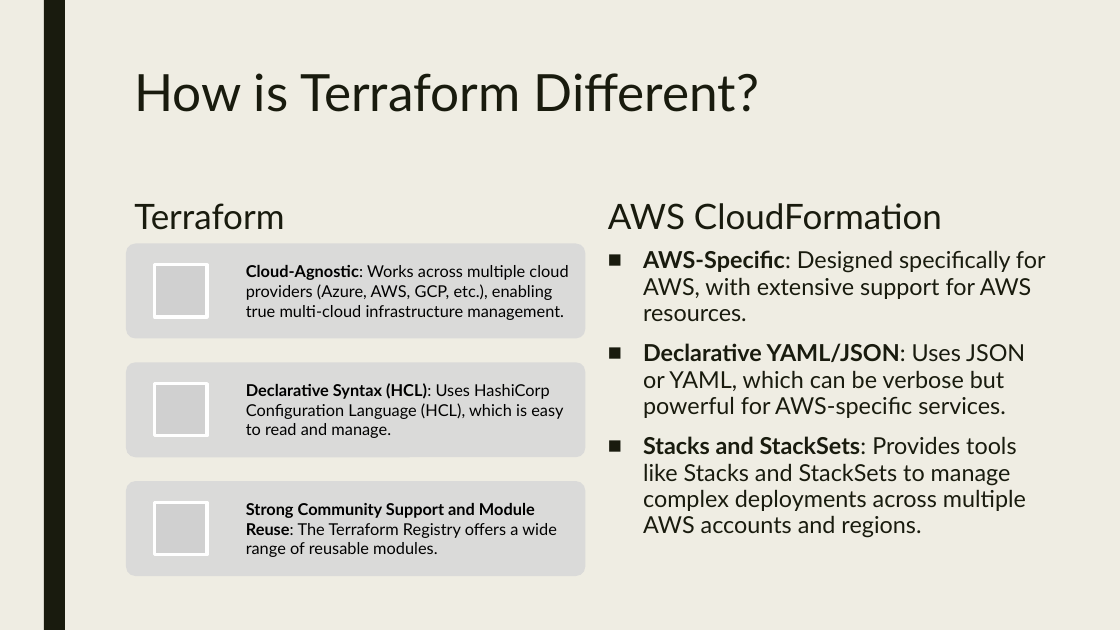
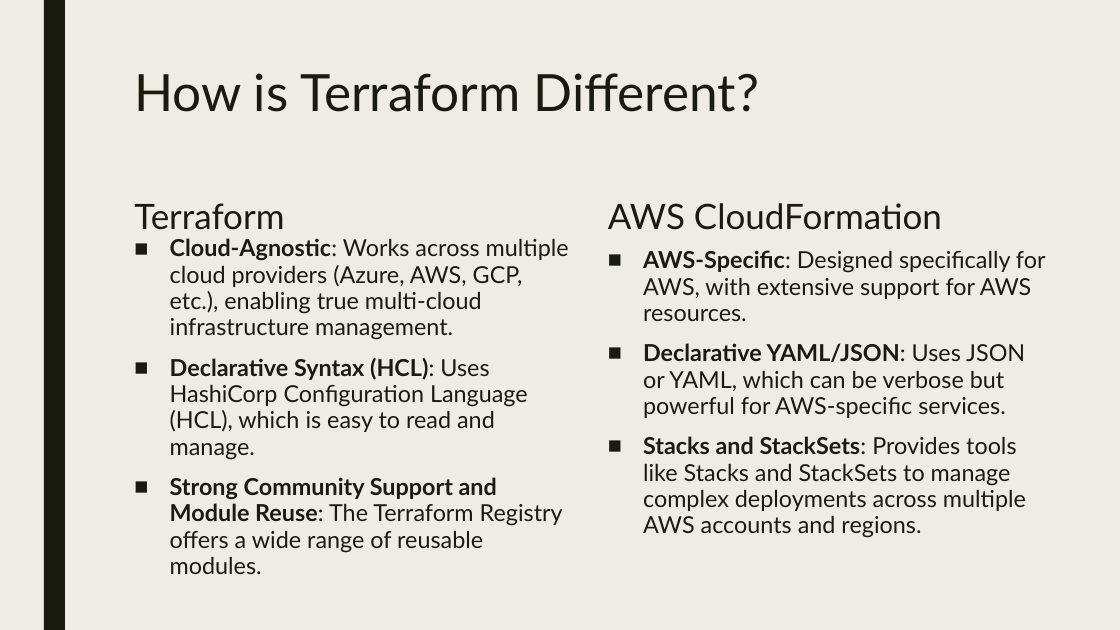
Before and after one commit to cwoodruff/terraform-workshop, a slide deck: slide 9 of slides/0-Introduction to Terraform.pptx. Drawn at 1120x630 pixels with LibreOffice and Linux fonts; fonts in the diff are those of the drawing; grey boxes stand for pictures. Boxes give left, top, right and bottom in pixels: in the first picture for what was removed or moved away, otherwise in the second. Text is boxed around its words. In the diff, an @@ line names an element or a change of style, - is before the commit and + after.

Commit message:
updates to slides

```diff
--- a/slides/0-Introduction to Terraform.pptx
+++ b/slides/0-Introduction to Terraform.pptx
@@ text added at (x1=170, y1=238, x2=569, y2=574), 20 pt, text #191B0E @@
+■ Cloud-Agnostic: Works across multiple cloud providers (Azure, AWS, GCP, etc.), enabling true multi-cloud infrastructure management.
+■ Declarative Syntax (HCL): Uses HashiCorp Configuration Language (HCL), which is easy to read and manage.
+■ Strong Community Support and Module Reuse: The Terraform Registry offers a wide range of reusable modules.
@@ group removed at (x1=126, y1=244, x2=586, y2=576): 3 rounded rectangles, 3 pictures, 3 texts @@
-Cloud-Agnostic: Works across multiple cloud providers (Azure, AWS, GCP, etc.), enabling true multi-cloud infrastructure management.
-Declarative Syntax (HCL): Uses HashiCorp Configuration Language (HCL), which is easy to read and manage.
-Strong Community Support and Module Reuse: The Terraform Registry offers a wide range of reusable modules.
```
Also in this commit, not shown: 1 other slide changed, 2 other files.
